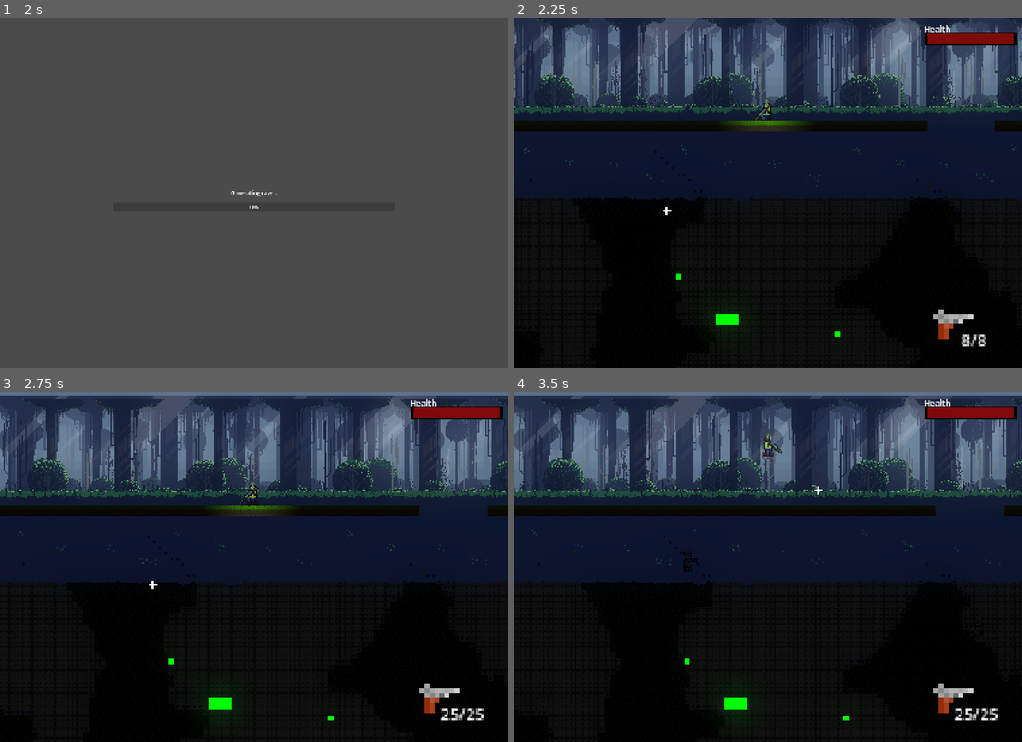
Above: before the commit, frames 1-4 (two rows, left to right).
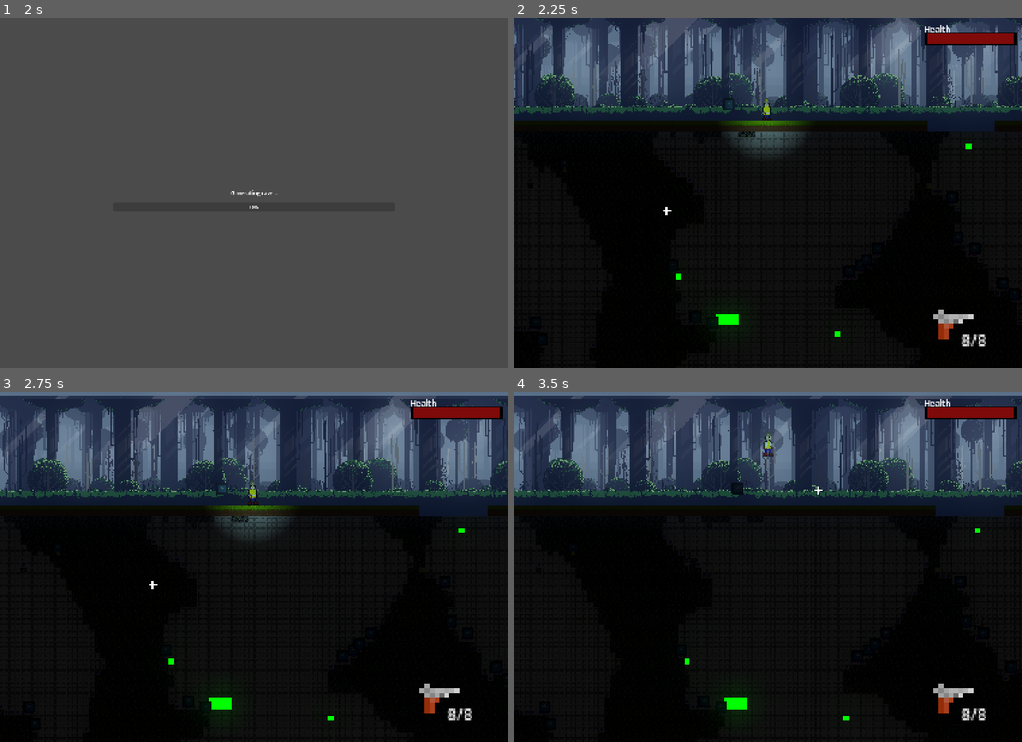
Above: after the commit, the same moments.

Repository: dullee/cave_game
Game: Godot game, scene res://UI/start_menu.tscn
Same seed, same stepped clock (60 frames per second), same inputs: the game is played once before the commit and once after it. The engine's default icon, where the game draws it, is replaced by a stand-in: a white triangle on a blue panel in a dark square.
Inputs (mouse positions are in pixels of both pictures, inside the frame that each line leads up to):
- Up to frame 1 (2 s): click "Singleplayer" at 0.5 s; tap Enter at 1.25 s; move the mouse to (365, 175) at 1.27 s; tap 1 (1) at 1.35 s; tap 2 (2) at 1.55 s
- Up to frame 2 (2.25 s): tap Space (space) at 2 s; move the mouse to (666, 210) at 2.02 s; tap 2 (2) at 2.1 s
- Up to frame 3 (2.75 s): tap A (a) at 2.3 s
- Up to frame 4 (3.5 s): move the mouse to (818, 490) at 2.77 s; hold Shift (left_shift) from 2.78 s (still down); tap A (a) at 2.85 s; tap D (d) at 3.05 s

Frame 1 is identical in both runs. In frame 2, 19% of the frame differs, in the area x 0-100%, y 22-88%; in frame 3, 19%; in frame 4, 19%, in the area x 0-100%, y 13-94%.

Commit message:
Add chests/loot and HUD & weapon refactors
Introduce interactive chests and a loot system, plus HUD and weapon component updates.

- Add chest scene and script: chests roll loot on the server, show interact prompts, and give items via RPC when opened.
- Add LootTable resource (script + .tres) and a default entry; CaveGenerator now spawns chests (server-side) using a configurable chest_scene and chest_count.
- HUD: add InteractLabel and HudGunSprite support; show/hide interact prompts and temporary pickup messages via SignalBus; update ammo and equipped weapon sprite when equipment changes.
- WeaponComponent refactor: rename starting_weapons -> weapon_slots, emit equip_updated on equip, improved equip/initialize logic (adds new items to weapon_slots), input/reload/shoot checks adjusted.
- Move sound_data.gd into resources/sfx and update .tres references for various SFX resources.
- Add 'interactable_object' physics layer to project settings and new SignalBus signals (show_interact_prompt, hide_interact_prompt, item_picked_up).
- Minor scene updates: player.tscn weapon slot setup, HUD node rename/insert, world.tscn references and a chest instance added for testing.

These changes add server-authoritative chest/loot behavior and wire UI/weapon code to reflect equipment and pickups.

Diff:
--- a/UI/hud.gd
+++ b/UI/hud.gd
@@ -6,32 +6,57 @@
 @onready var ammo_count_label: Label = $AmmoCountLabel
 @onready var cursor_layer: CanvasLayer = $"../CursorLayer"
 
+@onready var interact_label: Label = $InteractLabel
+@onready var hud_gun_sprite: Sprite2D = $HudGunSprite
 
 func _ready() -> void:
 	await get_tree().process_frame
 	var player = get_parent().get_parent()
 	var health_comp = player.get_health_component()
 	var weapon_comp = player.get_weapon_component()
-	weapon_comp.reload_started.connect(cursor_layer.show_reload)
-	weapon_comp.reload_finished.connect(cursor_layer.show_cursor)
 
+
+	interact_label.visible = false
+	SignalBus.show_interact_prompt.connect(func(text):
+		interact_label.text = text
+		interact_label.visible = true
+	)
+	SignalBus.hide_interact_prompt.connect(func():
+		interact_label.visible = false
+	)
+	SignalBus.item_picked_up.connect(func(name):
+		interact_label.text = "Picked up " + name
+		interact_label.visible = true
+		await get_tree().create_timer(2.0).timeout
+		interact_label.visible = false
+	)
 	if not health_comp:
 		print(health_comp)
 	elif not weapon_comp:
 		print(weapon_comp)
 	else:
 
+		weapon_comp.reload_started.connect(cursor_layer.show_reload)
+		weapon_comp.reload_finished.connect(cursor_layer.show_cursor)
+		weapon_comp.equip_updated.connect(_on_equipped_changed)
 		health_comp.health_changed.connect(_on_health_changed)
 		weapon_comp.ammo_changed.connect(_on_ammo_changed)
 
 		health_bar.max_value = health_comp.max_health
 		health_bar.value = health_comp.health
-		ammo_count_label.text = str(weapon_comp.data.max_ammo) + "/" + str(weapon_comp.data.max_ammo)
+		#ammo_count_label.text = str(weapon_comp.data.max_ammo) + "/" + str(weapon_comp.data.max_ammo)
 
 func _on_health_changed(current: int, max_value: int):
 	health_bar.value = current
 	health_bar.max_value = max_value
 
+func _on_equipped_changed(new_equip):
+	if new_equip:
+		ammo_count_label.text = str(new_equip.max_ammo) + "/" + str(new_equip.max_ammo)
+		hud_gun_sprite.texture = new_equip.weapon_sprite
+	else:
+		ammo_count_label.text = ""
+		hud_gun_sprite.texture = null
 
 func _on_ammo_changed(current: int, max_value: int):
 	ammo_count_label.text = str(current) + "/" + str(max_value)
--- a/components/weapon_component.gd
+++ b/components/weapon_component.gd
@@ -11,12 +11,13 @@
 @onready var muzzle_flash_particle: GPUParticles2D = $"../pivot_arm/muzzle/MuzzleFlashParticle"
 @onready var gun_sprite: Sprite2D = $"../pivot_arm/muzzle/GunSprite"
 
-@export var starting_weapons: Array[WeaponData] = []
+@export var weapon_slots: Array[WeaponData] = []
 var current_weapon_index := 0
 
 signal ammo_changed(current: int, max_ammo: int)
 signal reload_started(duration: float)
 signal reload_finished
+signal equip_updated(data)
 
 var can_shoot = true
 var current_ammo: int
@@ -26,31 +27,26 @@
 var dynamite = preload("res://entities/weapons/dynamite.tscn")
 #----------------------------------------------------
 func _ready() -> void:
-	if starting_weapons.size() > 0:
-		equip(starting_weapons[0])
-
+	if weapon_slots.size() > 0:
+		equip(weapon_slots[0])
 func _unhandled_input(_event: InputEvent) -> void:
 	if not is_multiplayer_authority() or not input_manager.is_enabled():
 		print("not auth or input disabled")
 		return
-	if not data:  # ← guard at top
-		print("no weapon data")
-		return
 
-	if input_manager.is_action_just_pressed("r") and not is_reloading and current_ammo < data.max_ammo:
+	if input_manager.is_action_just_pressed("r") and not is_reloading and current_ammo < data.max_ammo and data:
 		reload()
-	if input_manager.is_action_just_pressed("1") and starting_weapons.size() > 0:
-		equip(starting_weapons[0])
-	if input_manager.is_action_just_pressed("2") and starting_weapons.size() > 1:
-		equip(starting_weapons[1])
+	if input_manager.is_action_just_pressed("1") and weapon_slots.size() > 0:
+		equip(weapon_slots[0])
+	if input_manager.is_action_just_pressed("2") and weapon_slots.size() > 1:
+		equip(weapon_slots[1])
 
 func _process(_delta: float) -> void:
 	if not is_multiplayer_authority() or not input_manager.is_enabled():
 		return
 	if not data:  # ← guard at top
 		return
-	var shoot_input = input_manager.is_action_pressed("mouse_1") if data.is_automatic \
-				   else input_manager.is_action_just_pressed("mouse_1")
+	var shoot_input = input_manager.is_action_pressed("mouse_1")
 	if shoot_input and can_shoot and current_ammo > 0 and not is_reloading:
 		_do_shoot()
 	if current_ammo <= 0 and not is_reloading:
@@ -60,9 +56,27 @@
 
 func equip(new_data: WeaponData) -> void:
 	data = new_data
-	initialize()
+	equip_updated.emit(data)
+	if data:
+		print("equipping: ", data)
+		initialize()
+	else:
+		print("equipping: ", data)
+	if weapon_slots.has(data):
+		print("item found in inventory")
+		return
+	else:
+		var empty_slot_key = weapon_slots.find(null)
+
+		weapon_slots[empty_slot_key] = data
+		print("item not found in inventory, adding")
+		print(weapon_slots)
 
 func initialize() -> void:
+	if not data:
+		current_ammo = 0
+		can_shoot = false
+		gun_sprite.texture = null
 	current_ammo = data.max_ammo
 	reload_time = data.reload_time
 	can_shoot = true
--- /dev/null
+++ b/entities/interactive_objects/chest.gd
@@ -0,0 +1,90 @@
+# chest.gd
+extends StaticBody2D
+
+@export var loot_table: LootTable
+#@onready var animation_player: AnimationPlayer = $AnimationPlayer
+@onready var interact_area: Area2D = $InteractArea
+
+var _opened := false
+var _item: Resource = null
+
+func _ready() -> void:
+	add_to_group("chest")
+	interact_area.body_entered.connect(_on_body_entered)
+	interact_area.body_exited.connect(_on_body_exited)
+	# Roll loot on server only, same seed = same loot on all peers
+	if multiplayer.is_server() and loot_table:
+		_item = loot_table.get_random_item()
+
+func _on_body_entered(body: Node2D) -> void:
+	if not body.is_in_group("player"):
+		return
+	if not body.is_multiplayer_authority():
+		return
+	# Show interact prompt
+	SignalBus.show_interact_prompt.emit("Press F to open")
+
+func _on_body_exited(body: Node2D) -> void:
+	if not body.is_in_group("player"):
+		return
+	SignalBus.hide_interact_prompt.emit()
+
+func _unhandled_input(event: InputEvent) -> void:
+	if _opened:
+		return
+	# Check if a player is in range
+	for body in interact_area.get_overlapping_bodies():
+		if body.is_in_group("player") and body.is_multiplayer_authority():
+			if event.is_action_pressed("f"):
+				_request_open()
+
+@rpc("any_peer", "reliable")
+func _request_open() -> void:
+	if not multiplayer.is_server():
+		return
+	if _opened:
+		return
+	_opened = true
+	var sender_id = multiplayer.get_remote_sender_id()
+	# Tell all peers to play open animation
+	_open.rpc()
+	# Give item to the player who opened it
+	if _item:
+		print("calling give item rpc")
+		if is_multiplayer_authority():
+			_give_item(_item.resource_path)
+			return
+		_give_item.rpc_id(sender_id, _item.resource_path)
+	else:
+		print("no item found")
+
+@rpc("authority", "call_local", "reliable")
+func _open() -> void:
+	_opened = true
+	#animation_player.play("open")
+	SignalBus.hide_interact_prompt.emit()
+
+@rpc("authority", "call_remote", "reliable")
+func _give_item(item_path: String) -> void:
+	print("give item started")
+	var item = load(item_path) as WeaponData
+	print("loading item path: ", item)
+	if not item:
+		print("could not load item path")
+		return
+	# Give to local player
+
+	var my_id = str(multiplayer.get_unique_id())
+	print("gettin player id: ", my_id)
+
+	var player = get_tree().get_first_node_in_group("players_node").get_node_or_null(str(my_id))
+
+	print("getting player ", my_id, ": ", player)
+	if player:
+		print("player found sending item")
+		var weapon_comp = player.get_weapon_component()
+		if weapon_comp:
+			weapon_comp.equip(item)
+		else:
+			print("weapon comp not found: ", weapon_comp)
+		SignalBus.item_picked_up.emit(item.weapon_name)
--- /dev/null
+++ b/entities/interactive_objects/chest.tscn
@@ -0,0 +1,36 @@
+[gd_scene format=3 uid="uid://bvmmqki2vgbnp"]
+
+[ext_resource type="Script" uid="uid://bvgrp6o66k4lb" path="res://entities/interactive_objects/chest.gd" id="1_84pf6"]
+[ext_resource type="Texture2D" uid="uid://bofvuhk3prqya" path="res://assets/texture/icon.svg" id="1_qwgc2"]
+[ext_resource type="Resource" uid="uid://ccydqj43awkdg" path="res://resources/loot_table.tres" id="2_5t5ce"]
+
+[sub_resource type="RectangleShape2D" id="RectangleShape2D_84pf6"]
+size = Vector2(88, 53)
+
+[sub_resource type="RectangleShape2D" id="RectangleShape2D_5t5ce"]
+size = Vector2(119.999985, 119.999985)
+
+[node name="Chest" type="StaticBody2D" unique_id=1545063640]
+z_index = 2
+collision_layer = 32
+collision_mask = 17
+script = ExtResource("1_84pf6")
+loot_table = ExtResource("2_5t5ce")
+
+[node name="InteractArea" type="Area2D" parent="." unique_id=437232857]
+collision_layer = 32
+collision_mask = 2
+
+[node name="CollisionShape2D" type="CollisionShape2D" parent="InteractArea" unique_id=1641371368]
+position = Vector2(0, -10.5)
+shape = SubResource("RectangleShape2D_84pf6")
+
+[node name="Sprite2D" type="Sprite2D" parent="." unique_id=702890939]
+scale = Vector2(0.26, 0.26)
+texture = ExtResource("1_qwgc2")
+
+[node name="CollisionShape2D" type="CollisionShape2D" parent="." unique_id=1630330968]
+scale = Vector2(0.26, 0.26)
+shape = SubResource("RectangleShape2D_5t5ce")
+
+[node name="AnimationPlayer" type="AnimationPlayer" parent="." unique_id=2042962171]
--- a/entities/player/player.tscn
+++ b/entities/player/player.tscn
@@ -8,7 +8,6 @@
 [ext_resource type="Script" uid="uid://c5qj4xllsjf0i" path="res://entities/weapons/weapon_data.gd" id="5_mtric"]
 [ext_resource type="Texture2D" uid="uid://dbyqrs3p85tc8" path="res://assets/texture/guns/reload_progress.png" id="5_t1t22"]
 [ext_resource type="Script" uid="uid://byq5my4d3qu7f" path="res://components/weapon_component.gd" id="5_we0b7"]
-[ext_resource type="Resource" uid="uid://dgok6ebh0kkxa" path="res://entities/weapons/rifle/rifle_data.tres" id="6_gx6sm"]
 [ext_resource type="Resource" uid="uid://6fe368cwxdby" path="res://entities/weapons/revolver/revolver_data.tres" id="6_mtric"]
 [ext_resource type="PackedScene" uid="uid://b2sdkpkgw7a5c" path="res://components/health_component.tscn" id="7_eyb6c"]
 [ext_resource type="Script" uid="uid://p4fmppr1bfbd" path="res://UI/hud.gd" id="8_221hk"]
@@ -309,7 +308,7 @@
 
 [node name="WeaponComponent" type="Node" parent="." unique_id=1593560909]
 script = ExtResource("5_we0b7")
-starting_weapons = Array[ExtResource("5_mtric")]([ExtResource("6_gx6sm"), ExtResource("6_mtric")])
+weapon_slots = Array[ExtResource("5_mtric")]([ExtResource("6_mtric"), null])
 
 [node name="HealthComponent" parent="." unique_id=2030201660 instance=ExtResource("7_eyb6c")]
 max_health = 9999999
@@ -372,11 +371,25 @@
 text = "8/8"
 horizontal_alignment = 1
 
-[node name="GunSprite2" type="Sprite2D" parent="HudCanvas/Hud" unique_id=1464726158]
+[node name="HudGunSprite" type="Sprite2D" parent="HudCanvas/Hud" unique_id=1464726158]
 position = Vector2(1307, 828.00006)
 scale = Vector2(14.858476, 14.858477)
 texture = ExtResource("4_b2kln")
 offset = Vector2(0, 4.68)
+
+[node name="InteractLabel" type="Label" parent="HudCanvas/Hud" unique_id=1424721255]
+layout_mode = 1
+anchors_preset = 8
+anchor_left = 0.5
+anchor_top = 0.5
+anchor_right = 0.5
+anchor_bottom = 0.5
+offset_left = -20.0
+offset_top = -11.5
+offset_right = 20.0
+offset_bottom = 11.5
+grow_horizontal = 2
+grow_vertical = 2
 
 [node name="CursorLayer" type="CanvasLayer" parent="HudCanvas" unique_id=755635080]
 script = ExtResource("13_t1t22")
--- a/entities/weapons/revolver/revolver_data.tres
+++ b/entities/weapons/revolver/revolver_data.tres
@@ -2,7 +2,7 @@
 
 [ext_resource type="PackedScene" uid="uid://da7ar6crk57hb" path="res://entities/weapons/bullet.tscn" id="1_53a1d"]
 [ext_resource type="Script" uid="uid://c5qj4xllsjf0i" path="res://entities/weapons/weapon_data.gd" id="2_rupkb"]
-[ext_resource type="Script" uid="uid://bquejjm72kgnp" path="res://scripts/sound_data.gd" id="2_vc3lu"]
+[ext_resource type="Script" uid="uid://bquejjm72kgnp" path="res://resources/sfx/sound_data.gd" id="2_vc3lu"]
 [ext_resource type="AudioStream" uid="uid://wdq7uib7jf5i" path="res://assets/sfx/reload.wav" id="3_5nw4h"]
 [ext_resource type="AudioStream" uid="uid://5ktptmk0dtko" path="res://assets/sfx/laserShoot.wav" id="5_j40j6"]
 [ext_resource type="Texture2D" uid="uid://u0w6imn5h5vu" path="res://assets/texture/guns/revolver.png" id="6_r5kro"]
--- a/entities/weapons/rifle/rifle_data.tres
+++ b/entities/weapons/rifle/rifle_data.tres
@@ -2,7 +2,7 @@
 
 [ext_resource type="PackedScene" uid="uid://da7ar6crk57hb" path="res://entities/weapons/bullet.tscn" id="1_0k3dg"]
 [ext_resource type="Script" uid="uid://c5qj4xllsjf0i" path="res://entities/weapons/weapon_data.gd" id="2_5nrtn"]
-[ext_resource type="Script" uid="uid://bquejjm72kgnp" path="res://scripts/sound_data.gd" id="2_07n2j"]
+[ext_resource type="Script" uid="uid://bquejjm72kgnp" path="res://resources/sfx/sound_data.gd" id="2_07n2j"]
 [ext_resource type="AudioStream" uid="uid://wdq7uib7jf5i" path="res://assets/sfx/reload.wav" id="3_j4vg2"]
 [ext_resource type="AudioStream" uid="uid://5ktptmk0dtko" path="res://assets/sfx/laserShoot.wav" id="5_xaa0l"]
 [ext_resource type="Texture2D" uid="uid://crjimfbp80a2o" path="res://assets/texture/guns/ak47.png" id="6_80quv"]
--- a/project.godot
+++ b/project.godot
@@ -130,6 +130,7 @@
 2d_physics/layer_3="enemies"
 2d_physics/layer_4="projectiles"
 2d_physics/layer_5="non_breakable_tiles"
+2d_physics/layer_6="interactable_object"
 
 [physics]
 
--- /dev/null
+++ b/resources/loot_table.gd
@@ -0,0 +1,22 @@
+# loot_table.gd
+extends Resource
+class_name LootTable
+
+@export var items: Array[Resource] = []  # or any item resource
+@export var weights: Array[int] = []
+
+func get_random_item() -> Resource:
+	if items.is_empty():
+		return null
+	if weights.is_empty() or weights.size() != items.size():
+		return items[randi() % items.size()]
+	var total := 0
+	for w in weights:
+		total += w
+	var roll = randi() % total
+	var cumulative := 0
+	for i in items.size():
+		cumulative += weights[i]
+		if roll < cumulative:
+			return items[i]
+	return items[0]
--- /dev/null
+++ b/resources/loot_table.tres
@@ -0,0 +1,9 @@
+[gd_resource type="Resource" script_class="LootTable" format=3 uid="uid://ccydqj43awkdg"]
+
+[ext_resource type="Resource" uid="uid://dgok6ebh0kkxa" path="res://entities/weapons/rifle/rifle_data.tres" id="1_i1yl3"]
+[ext_resource type="Script" uid="uid://bph02gbqx7ehi" path="res://resources/loot_table.gd" id="1_npyek"]
+
+[resource]
+script = ExtResource("1_npyek")
+items = Array[Resource]([ExtResource("1_i1yl3")])
+metadata/_custom_type_script = "uid://bph02gbqx7ehi"
--- a/resources/sfx/boss_death_sound.tres
+++ b/resources/sfx/boss_death_sound.tres
@@ -1,6 +1,6 @@
 [gd_resource type="Resource" script_class="SoundData" format=3 uid="uid://d3rw5os6e2rib"]
 
-[ext_resource type="Script" uid="uid://bquejjm72kgnp" path="res://scripts/sound_data.gd" id="1_8v1w2"]
+[ext_resource type="Script" uid="uid://bquejjm72kgnp" path="res://resources/sfx/sound_data.gd" id="1_8v1w2"]
 [ext_resource type="AudioStream" uid="uid://bjoujudd8ax3h" path="res://assets/sfx/boss_death.wav" id="2_vol26"]
 
 [resource]
--- a/resources/sfx/explosion_sound.tres
+++ b/resources/sfx/explosion_sound.tres
@@ -1,6 +1,6 @@
 [gd_resource type="Resource" script_class="SoundData" format=3 uid="uid://calhppgy1nnw3"]
 
-[ext_resource type="Script" uid="uid://bquejjm72kgnp" path="res://scripts/sound_data.gd" id="1_s1xc8"]
+[ext_resource type="Script" uid="uid://bquejjm72kgnp" path="res://resources/sfx/sound_data.gd" id="1_s1xc8"]
 [ext_resource type="AudioStream" uid="uid://cq4do5d6u48l0" path="res://assets/sfx/explosion.wav" id="2_ivfqp"]
 
 [resource]
--- a/resources/sfx/jump_sound.tres
+++ b/resources/sfx/jump_sound.tres
@@ -1,6 +1,6 @@
 [gd_resource type="Resource" script_class="SoundData" format=3 uid="uid://bclysv4vxju0t"]
 
-[ext_resource type="Script" uid="uid://bquejjm72kgnp" path="res://scripts/sound_data.gd" id="1_b64p8"]
+[ext_resource type="Script" uid="uid://bquejjm72kgnp" path="res://resources/sfx/sound_data.gd" id="1_b64p8"]
 [ext_resource type="AudioStream" uid="uid://cnsi5b1rsd6nd" path="res://assets/sfx/jump.wav" id="2_unel0"]
 
 [resource]
--- a/resources/sfx/player_death_sound.tres
+++ b/resources/sfx/player_death_sound.tres
@@ -1,6 +1,6 @@
 [gd_resource type="Resource" script_class="SoundData" format=3 uid="uid://cw1rhaoyr4rq5"]
 
-[ext_resource type="Script" uid="uid://bquejjm72kgnp" path="res://scripts/sound_data.gd" id="1_i6i8k"]
+[ext_resource type="Script" uid="uid://bquejjm72kgnp" path="res://resources/sfx/sound_data.gd" id="1_i6i8k"]
 [ext_resource type="AudioStream" uid="uid://lq2li5gqewt0" path="res://assets/sfx/player_death.wav" id="2_tuqr5"]
 
 [resource]
--- a/resources/sfx/player_hit_sound.tres
+++ b/resources/sfx/player_hit_sound.tres
@@ -1,6 +1,6 @@
 [gd_resource type="Resource" script_class="SoundData" format=3 uid="uid://g1w660jdiaru"]
 
-[ext_resource type="Script" uid="uid://bquejjm72kgnp" path="res://scripts/sound_data.gd" id="1_mqtpc"]
+[ext_resource type="Script" uid="uid://bquejjm72kgnp" path="res://resources/sfx/sound_data.gd" id="1_mqtpc"]
 [ext_resource type="AudioStream" uid="uid://dcegq2v2a8xdw" path="res://assets/sfx/player_hurt.wav" id="2_mqtpc"]
 
 [resource]
--- a/resources/sfx/reload_sound.tres
+++ b/resources/sfx/reload_sound.tres
@@ -1,6 +1,6 @@
 [gd_resource type="Resource" script_class="SoundData" format=3 uid="uid://b03npaq64x04n"]
 
-[ext_resource type="Script" uid="uid://bquejjm72kgnp" path="res://scripts/sound_data.gd" id="1_qx4py"]
+[ext_resource type="Script" uid="uid://bquejjm72kgnp" path="res://resources/sfx/sound_data.gd" id="1_qx4py"]
 [ext_resource type="AudioStream" uid="uid://wdq7uib7jf5i" path="res://assets/sfx/reload.wav" id="2_edpxo"]
 
 [resource]
--- a/resources/sfx/shoot_sound.tres
+++ b/resources/sfx/shoot_sound.tres
@@ -1,6 +1,6 @@
 [gd_resource type="Resource" script_class="SoundData" format=3 uid="uid://dt807uks3j0yw"]
 
-[ext_resource type="Script" uid="uid://bquejjm72kgnp" path="res://scripts/sound_data.gd" id="1_q5a3s"]
+[ext_resource type="Script" uid="uid://bquejjm72kgnp" path="res://resources/sfx/sound_data.gd" id="1_q5a3s"]
 [ext_resource type="AudioStream" uid="uid://5ktptmk0dtko" path="res://assets/sfx/laserShoot.wav" id="2_ptfd3"]
 
 [resource]
--- a/scenes/world/cave_generator.gd
+++ b/scenes/world/cave_generator.gd
@@ -10,6 +10,8 @@
 const BOSS_ROOM_WIDTH = 100
 const BOSS_ROOM_HEIGHT = 50
 
+@export var chest_scene: PackedScene
+@export var chest_count := 20
 
 var valid_spawn_tiles: Array[Vector2] = []  # world positions of valid floor tile
 var potential_spawn_tiles: Array[Vector2] = [] # can become valid spawn if tile above it is removed
@@ -65,6 +67,8 @@
 
 	_stamp_boss_room()
 	_collect_spawn_tiles()
+	if multiplayer.is_server():
+		_spawn_chests()
 	SignalBus.cave_generated.emit()
 	print("cave generated")
 
@@ -117,6 +121,21 @@
 func remove_ore_light(pos):
 	tilemap.set_cell(pos, 0, WALL_TILE)
 
+func _spawn_chests() -> void:
+	if not chest_scene or valid_spawn_tiles.is_empty():
+		return
+	var shuffled = valid_spawn_tiles.duplicate()
+	shuffled.shuffle()
+	var spawned := 0
+	for pos in shuffled:
+		if spawned >= chest_count:
+			break
+		var chest = chest_scene.instantiate()
+		# Position chest on top of the floor tile
+		chest.global_position = pos - Vector2(0, tilemap.tile_set.tile_size.y)
+		get_tree().current_scene.add_child(chest)
+		spawned += 1
+
 func _prewarm_scenes() -> void:
 	var scenes_to_prewarm = [
 		preload("res://entities/weapons/bullet.tscn"),
--- a/scenes/world/world.tscn
+++ b/scenes/world/world.tscn
@@ -9,6 +9,7 @@
 [ext_resource type="Script" uid="uid://m5tosbvs7kts" path="res://scenes/world/cave_generator.gd" id="6_ckok1"]
 [ext_resource type="Script" uid="uid://ddacpuc6b72bt" path="res://entities/player/player_camera.gd" id="7_2x71e"]
 [ext_resource type="PackedScene" uid="uid://c5n7m12koykgm" path="res://components/sound_component.tscn" id="8_wnndm"]
+[ext_resource type="PackedScene" uid="uid://bvmmqki2vgbnp" path="res://entities/interactive_objects/chest.tscn" id="8_xq18t"]
 [ext_resource type="Script" uid="uid://vdualululsel" path="res://scenes/world/enemy_spawner.gd" id="9_26xou"]
 [ext_resource type="PackedScene" uid="uid://c7fvxqisjt71m" path="res://entities/enemies/enemy/enemy.tscn" id="10_jyr8v"]
 [ext_resource type="Script" uid="uid://csik3x2mq61wq" path="res://scenes/world/spawn_tile_debug.gd" id="11_5o5dd"]
@@ -48,7 +49,6 @@
 1:0/0 = 0
 0:1/0 = 0
 0:1/0/physics_layer_0/polygon_0/points = PackedVector2Array(-8, -8, 8, -8, 8, 8, -8, 8)
-0:1/0/custom_data_0 = true
 1:1/0 = 0
 1:1/0/physics_layer_0/polygon_0/points = PackedVector2Array(-8, -8, 8, -8, 8, 8, -8, 8)
 1:1/0/custom_data_0 = true
@@ -83,6 +83,7 @@
 tile_map_data = PackedByteArray("AAD9/wAAAAAAAAAAAAD+/wAAAAAAAAAAAAD//wAAAAAAAAAAAAAAAAAAAAAAAAAAAAABAAAAAAAAAAAAAAACAA …(624 unchanged characters)…
 
 [node name="TileMapLayer" type="TileMapLayer" parent="." unique_id=1528659640 groups=["tilemaplayer"]]
+z_index = 1
 z_as_relative = false
 tile_map_data = PackedByteArray("AAALABcAAAAAAAAAAAAKABcAAAABAAAAAAAKABYAAAABAAAAAAALABYAAAABAAAAAAAMABYAAAABAAAAAAAMABcAAAABAAAAAAAMABgAAAABAAAAAAALABgAAAABAAAAAAAKABgAAAABAAAAAAA=")
 tile_set = SubResource("TileSet_qfnet")
@@ -91,6 +92,7 @@
 
 [node name="CaveGenerator" type="Node" parent="." unique_id=268849033 groups=["cave_generator"]]
 script = ExtResource("6_ckok1")
+chest_scene = ExtResource("8_xq18t")
 
 [node name="Players" type="Node2D" parent="." unique_id=2043272240 groups=["players_node"]]
 position = Vector2(753, -62)
@@ -237,3 +239,6 @@
 material = SubResource("CanvasItemMaterial_oo54l")
 position = Vector2(24, 0)
 texture = ExtResource("22_2m0ga")
+
+[node name="Chest" parent="." unique_id=1545063640 instance=ExtResource("8_xq18t")]
+position = Vector2(646, -78)
--- a/scripts/autoloads/signal_bus.gd
+++ b/scripts/autoloads/signal_bus.gd
@@ -14,6 +14,10 @@
 @warning_ignore("unused_signal") signal wave_ended(wave_num: int)
 @warning_ignore("unused_signal") signal enemies_remaining(count: int)
 @warning_ignore("unused_signal") signal spawn_tiles_updated
+@warning_ignore("unused_signal") signal show_interact_prompt(text: String)
+@warning_ignore("unused_signal") signal hide_interact_prompt
+@warning_ignore("unused_signal") signal item_picked_up(item_name: String)
+
 
 func _ready() -> void:
 	input_disabled.connect(func(): _input_enabled = false)
Not shown, added: entities/interactive_objects/chest.gd.uid
Not shown, added: resources/loot_table.gd.uid
Renamed: scripts/sound_data.gd -> resources/sfx/sound_data.gd
Renamed: scripts/sound_data.gd.uid -> resources/sfx/sound_data.gd.uid
